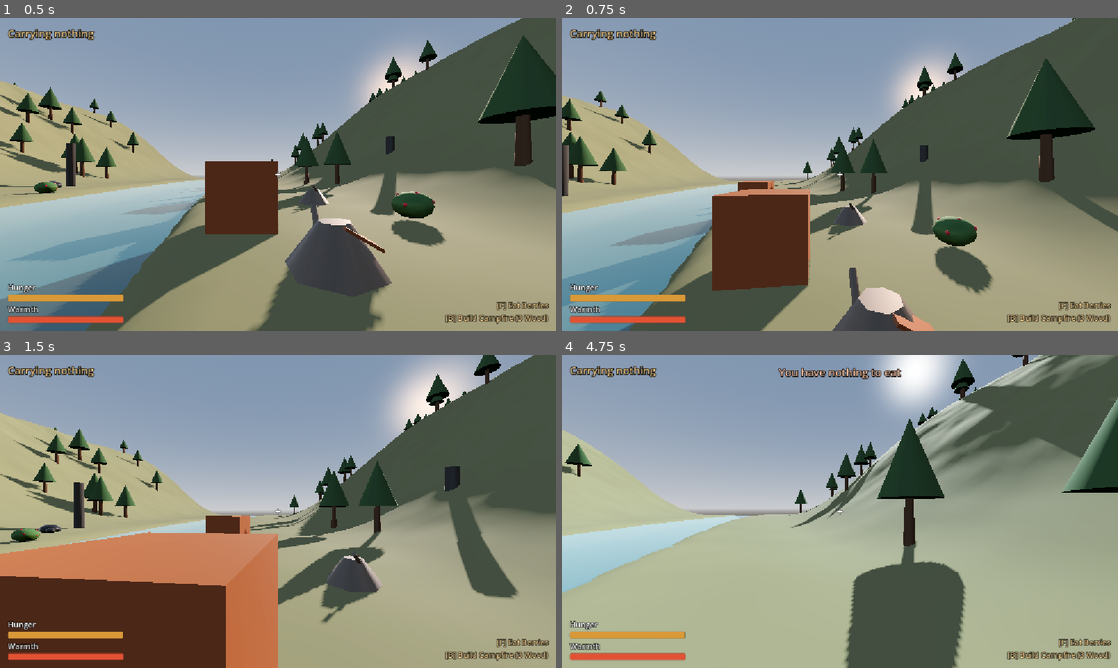
Above: before the commit, frames 1-4 (two rows, left to right).
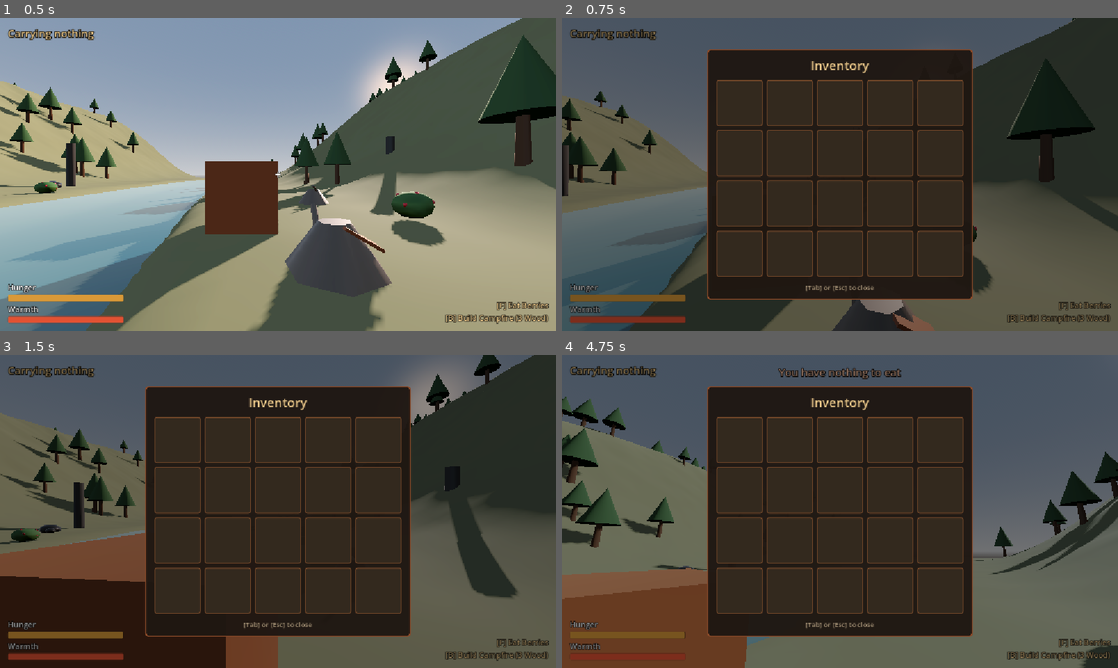
Above: after the commit, the same moments.

Repository: marcmarino83/Steampunk-Valley
Game: Godot game, scene res://world.tscn
Two runs of this game, one before a commit and one after it. Both use one fixed random seed, a clock stepped at 60 frames per second and the inputs below.
Inputs (mouse positions are in pixels of both pictures, inside the frame that each line leads up to):
- Up to frame 1 (0.5 s): no input
- Up to frame 2 (0.75 s): tap Enter (ui_accept) at 0.5 s; move the mouse to (867, 174) at 0.52 s; hold W from 0.53 s (still down); tap Tab at 0.6 s
- Up to frame 3 (1.5 s): keep holding W; tap Enter (ui_accept) at 0.77 s; tap I at 0.8, 1.35 s; move the mouse to (250, 511) at 1.27 s
- Up to frame 4 (4.75 s): tap Enter (ui_accept) at 1.52, 3.02, 3.77, 4.52 s; tap Tab at 1.55, 2.1, 3.05, 4.55 s; move the mouse to (851, 505) at 2.02 s; tap I at 2.3, 2.85, 3.8 s; move the mouse to (834, 517) at 2.77 s; move the mouse to (878, 514) at 3.52 s; tap E at 3.6 s; tap Escape (ui_cancel) at 4.15 s; move the mouse to (673, 464) at 4.27 s; release W at 4.28 s; hold A from 4.28 s (still down); tap F at 4.35 s; click (673, 464) at 4.42 s

Frame 1 is identical in both runs. In frame 2, 93% of the frame differs, in the area x 0-100%, y 0-100%; in frame 3, 96%; in frame 4, 98%.

Commit message:
Add inventory screen: Tab/I toggles a 20-slot backpack grid
Co-Authored-By: Claude Opus 5.5 <noreply@anthropic.com>

Diff:
--- /dev/null
+++ b/inventory_screen.gd
@@ -0,0 +1,28 @@
+extends Control
+
+const SLOT_SCENE = preload("res://inventory_slot.tscn")
+
+## How many slots the backpack has. Empty ones still show.
+@export var slot_count := 20
+
+@onready var grid: GridContainer = $Center/Panel/VBox/Grid
+
+
+func _ready() -> void:
+	for i in slot_count:
+		grid.add_child(SLOT_SCENE.instantiate())
+
+
+## Fills the slots from the player's inventory, in the order things were picked up
+func show_items(inventory: Dictionary) -> void:
+	var items := inventory.keys()
+	# Carrying more kinds of thing than there are slots? Grow the backpack.
+	while grid.get_child_count() < items.size():
+		grid.add_child(SLOT_SCENE.instantiate())
+
+	var slots := grid.get_children()
+	for i in slots.size():
+		if i < items.size():
+			slots[i].set_item(items[i], inventory[items[i]])
+		else:
+			slots[i].clear()
--- /dev/null
+++ b/inventory_screen.tscn
@@ -0,0 +1,74 @@
+[gd_scene format=3]
+
+[ext_resource type="Script" path="res://inventory_screen.gd" id="1_inv"]
+
+[sub_resource type="StyleBoxFlat" id="StyleBoxFlat_panel"]
+content_margin_left = 20.0
+content_margin_top = 16.0
+content_margin_right = 20.0
+content_margin_bottom = 16.0
+bg_color = Color(0.12, 0.09, 0.07, 0.96)
+border_width_left = 3
+border_width_top = 3
+border_width_right = 3
+border_width_bottom = 3
+border_color = Color(0.54, 0.29, 0.16, 1)
+corner_radius_top_left = 8
+corner_radius_top_right = 8
+corner_radius_bottom_right = 8
+corner_radius_bottom_left = 8
+
+[node name="InventoryScreen" type="Control"]
+visible = false
+layout_mode = 3
+anchors_preset = 15
+anchor_right = 1.0
+anchor_bottom = 1.0
+grow_horizontal = 2
+grow_vertical = 2
+script = ExtResource("1_inv")
+
+[node name="Dim" type="ColorRect" parent="."]
+layout_mode = 1
+anchors_preset = 15
+anchor_right = 1.0
+anchor_bottom = 1.0
+grow_horizontal = 2
+grow_vertical = 2
+color = Color(0, 0, 0, 0.45)
+
+[node name="Center" type="CenterContainer" parent="."]
+layout_mode = 1
+anchors_preset = 15
+anchor_right = 1.0
+anchor_bottom = 1.0
+grow_horizontal = 2
+grow_vertical = 2
+
+[node name="Panel" type="PanelContainer" parent="Center"]
+layout_mode = 2
+theme_override_styles/panel = SubResource("StyleBoxFlat_panel")
+
+[node name="VBox" type="VBoxContainer" parent="Center/Panel"]
+layout_mode = 2
+theme_override_constants/separation = 12
+
+[node name="Title" type="Label" parent="Center/Panel/VBox"]
+layout_mode = 2
+theme_override_colors/font_color = Color(0.94, 0.8, 0.55, 1)
+theme_override_font_sizes/font_size = 26
+text = "Inventory"
+horizontal_alignment = 1
+
+[node name="Grid" type="GridContainer" parent="Center/Panel/VBox"]
+layout_mode = 2
+theme_override_constants/h_separation = 8
+theme_override_constants/v_separation = 8
+columns = 5
+
+[node name="Hint" type="Label" parent="Center/Panel/VBox"]
+layout_mode = 2
+theme_override_colors/font_color = Color(0.7, 0.62, 0.5, 1)
+theme_override_font_sizes/font_size = 14
+text = "[Tab] or [Esc] to close"
+horizontal_alignment = 1
--- /dev/null
+++ b/inventory_slot.gd
@@ -0,0 +1,45 @@
+extends PanelContainer
+
+## Placeholder colors for items that don't have an icon image yet.
+## Anything not listed here shows up gray.
+const ITEM_COLORS := {
+	"Scrap": Color(0.55, 0.5, 0.45),
+	"Coal": Color(0.12, 0.12, 0.12),
+	"Wood": Color(0.45, 0.3, 0.18),
+	"Berries": Color(0.72, 0.12, 0.18),
+}
+
+## Real icon images. When you have one, add a line like:
+##     "Coal": preload("res://icons/coal.png"),
+## and that item will show the picture instead of its colored square.
+const ITEM_ICONS := {
+}
+
+@onready var swatch: ColorRect = $VBox/Swatch
+@onready var icon: TextureRect = $VBox/Icon
+@onready var name_label: Label = $VBox/NameLabel
+@onready var count_label: Label = $VBox/CountLabel
+
+
+## Shows an item and how many you have in this slot
+func set_item(item: String, count: int) -> void:
+	name_label.text = item
+	count_label.text = "x%d" % count
+	if ITEM_ICONS.has(item):
+		icon.texture = ITEM_ICONS[item]
+		icon.show()
+		swatch.hide()
+	else:
+		swatch.color = ITEM_COLORS.get(item, Color(0.6, 0.6, 0.6))
+		swatch.show()
+		icon.hide()
+
+
+## Makes this an empty slot
+func clear() -> void:
+	name_label.text = ""
+	count_label.text = ""
+	icon.hide()
+	# Keep the (invisible) square so empty slots stay the same size as full ones
+	swatch.color = Color.TRANSPARENT
+	swatch.show()
--- /dev/null
+++ b/inventory_slot.tscn
@@ -0,0 +1,53 @@
+[gd_scene format=3]
+
+[ext_resource type="Script" path="res://inventory_slot.gd" id="1_slot"]
+
+[sub_resource type="StyleBoxFlat" id="StyleBoxFlat_slot"]
+content_margin_left = 6.0
+content_margin_top = 6.0
+content_margin_right = 6.0
+content_margin_bottom = 6.0
+bg_color = Color(0.2, 0.16, 0.12, 1)
+border_width_left = 2
+border_width_top = 2
+border_width_right = 2
+border_width_bottom = 2
+border_color = Color(0.45, 0.28, 0.16, 1)
+corner_radius_top_left = 4
+corner_radius_top_right = 4
+corner_radius_bottom_right = 4
+corner_radius_bottom_left = 4
+
+[node name="InventorySlot" type="PanelContainer"]
+custom_minimum_size = Vector2(96, 96)
+theme_override_styles/panel = SubResource("StyleBoxFlat_slot")
+script = ExtResource("1_slot")
+
+[node name="VBox" type="VBoxContainer" parent="."]
+layout_mode = 2
+alignment = 1
+
+[node name="Swatch" type="ColorRect" parent="VBox"]
+custom_minimum_size = Vector2(40, 40)
+layout_mode = 2
+size_flags_horizontal = 4
+color = Color(0, 0, 0, 0)
+
+[node name="Icon" type="TextureRect" parent="VBox"]
+visible = false
+custom_minimum_size = Vector2(40, 40)
+layout_mode = 2
+size_flags_horizontal = 4
+expand_mode = 1
+stretch_mode = 5
+
+[node name="NameLabel" type="Label" parent="VBox"]
+layout_mode = 2
+theme_override_colors/font_color = Color(0.94, 0.8, 0.55, 1)
+theme_override_font_sizes/font_size = 13
+horizontal_alignment = 1
+
+[node name="CountLabel" type="Label" parent="VBox"]
+layout_mode = 2
+theme_override_font_sizes/font_size = 13
+horizontal_alignment = 1
--- a/player.gd
+++ b/player.gd
@@ -25,6 +25,7 @@
 @onready var hunger_bar: ProgressBar = $HUD/Meters/HungerBar
 @onready var warmth_bar: ProgressBar = $HUD/Meters/WarmthBar
 @onready var status_label: Label = $HUD/Status
+@onready var inventory_screen: Control = $HUD/InventoryScreen
 
 ## What you're carrying, like {"Scrap": 3, "Coal": 1}
 var inventory := {}
@@ -43,7 +44,7 @@
 	Input.mouse_mode = Input.MOUSE_MODE_CAPTURED
 	# The look ray starts inside your own body, so tell it to ignore you
 	interact_ray.add_exception(self)
-	_update_inventory_label()
+	_refresh_inventory_display()
 
 
 func _process(delta: float) -> void:
@@ -63,10 +64,14 @@
 		camera.rotate_x(-event.relative.y * MOUSE_SENSITIVITY)
 		camera.rotation.x = clamp(camera.rotation.x, deg_to_rad(-89), deg_to_rad(89))
 
-	# Esc frees the mouse; clicking in the window grabs it again
+	# Esc closes the inventory if it's open, otherwise frees the mouse.
+	# Clicking in the window grabs the mouse again (but not while the inventory is open).
 	if event.is_action_pressed("ui_cancel"):
-		Input.mouse_mode = Input.MOUSE_MODE_VISIBLE
-	elif event is InputEventMouseButton and event.pressed:
+		if inventory_screen.visible:
+			_toggle_inventory()
+		else:
+			Input.mouse_mode = Input.MOUSE_MODE_VISIBLE
+	elif event is InputEventMouseButton and event.pressed and not inventory_screen.visible:
 		Input.mouse_mode = Input.MOUSE_MODE_CAPTURED
 
 	if event is InputEventKey and event.pressed and not event.echo:
@@ -80,6 +85,8 @@
 				_eat()
 			KEY_B:
 				_build_campfire()
+			KEY_TAB, KEY_I:
+				_toggle_inventory()
 
 
 func _physics_process(delta: float) -> void:
@@ -119,7 +126,7 @@
 
 func add_item(item: String, amount: int) -> void:
 	inventory[item] = inventory.get(item, 0) + amount
-	_update_inventory_label()
+	_refresh_inventory_display()
 
 
 ## Takes items out of your pockets. Returns false (and takes nothing) if you don't have enough.
@@ -129,7 +136,7 @@
 	inventory[item] -= amount
 	if inventory[item] == 0:
 		inventory.erase(item)
-	_update_inventory_label()
+	_refresh_inventory_display()
 	return true
 
 
@@ -207,7 +214,20 @@
 	flash("Campfire built. Look at it and press E to add Coal")
 
 
-func _update_inventory_label() -> void:
+## Opens the backpack (freeing the mouse) or closes it (grabbing the mouse again).
+## The game keeps running either way.
+func _toggle_inventory() -> void:
+	inventory_screen.visible = not inventory_screen.visible
+	if inventory_screen.visible:
+		Input.mouse_mode = Input.MOUSE_MODE_VISIBLE
+	else:
+		Input.mouse_mode = Input.MOUSE_MODE_CAPTURED
+
+
+## Call this whenever the inventory changes, so the counter and the backpack both stay current
+func _refresh_inventory_display() -> void:
+	inventory_screen.show_items(inventory)
+
 	if inventory.is_empty():
 		inventory_label.text = "Carrying nothing"
 		return
--- a/player.tscn
+++ b/player.tscn
@@ -1,6 +1,7 @@
 [gd_scene format=3 uid="uid://c3m8p5r2tyhaw"]
 
 [ext_resource type="Script" uid="uid://desoyuy7a8elk" path="res://player.gd" id="1_4flbx"]
+[ext_resource type="PackedScene" path="res://inventory_screen.tscn" id="2_inv"]
 
 [sub_resource type="CapsuleShape3D" id="CapsuleShape3D_body"]
 
@@ -153,3 +154,5 @@
 [B] Build Campfire (3 Wood)"
 horizontal_alignment = 2
 vertical_alignment = 2
+
+[node name="InventoryScreen" parent="HUD" instance=ExtResource("2_inv")]
Not shown, added: inventory_screen.gd.uid
Not shown, added: inventory_slot.gd.uid
